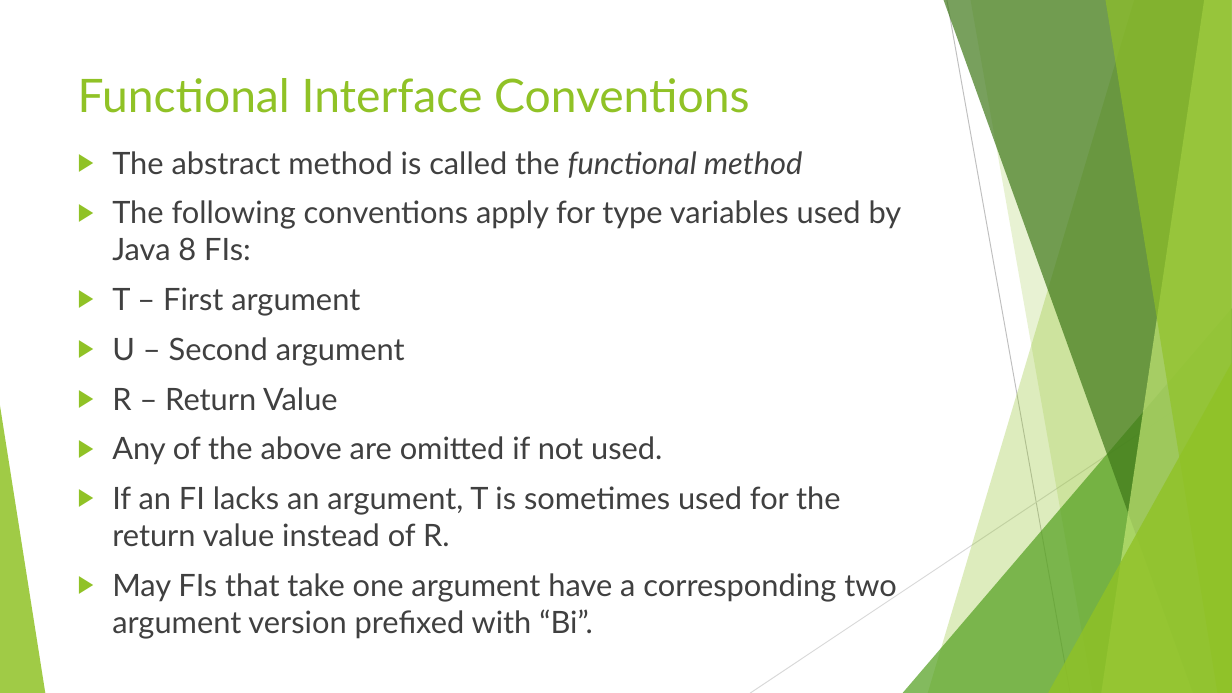
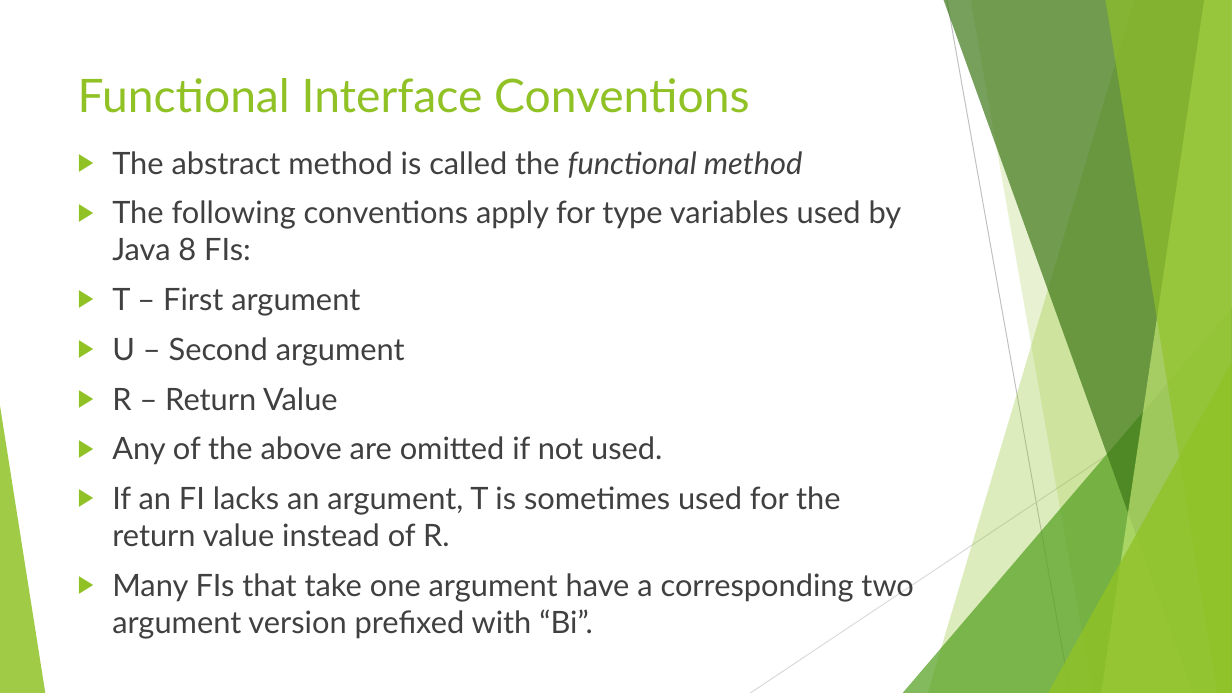
Before and after one commit to RichardRoda/2017-CodePaLOUsa-Lambda, a slide deck: slide 9 of Learning to Love the Lambda in the Stream.pptx. Drawn at 1232x693 pixels with LibreOffice and Linux fonts; fonts in the diff are those of the drawing. Boxes give left, top, right and bottom in pixels: in the first picture for what was removed or moved away, otherwise in the second. Text is boxed around its words. In the diff, an @@ line names an element or a change of style, - is before the commit and + after.

```diff
--- a/Learning to Love the Lambda in the Stream.pptx
+++ b/Learning to Love the Lambda in the Stream.pptx
@@ text at <box>112,573,913,639</box>: text changed @@
-▶ May FIs that take one argument have a corresponding two argument version prefixed with “Bi”.
+▶ Many FIs that take one argument have a corresponding two argument version prefixed with “Bi”.
```
Also in this commit, not shown: 7 other slides changed, 1 other file.
